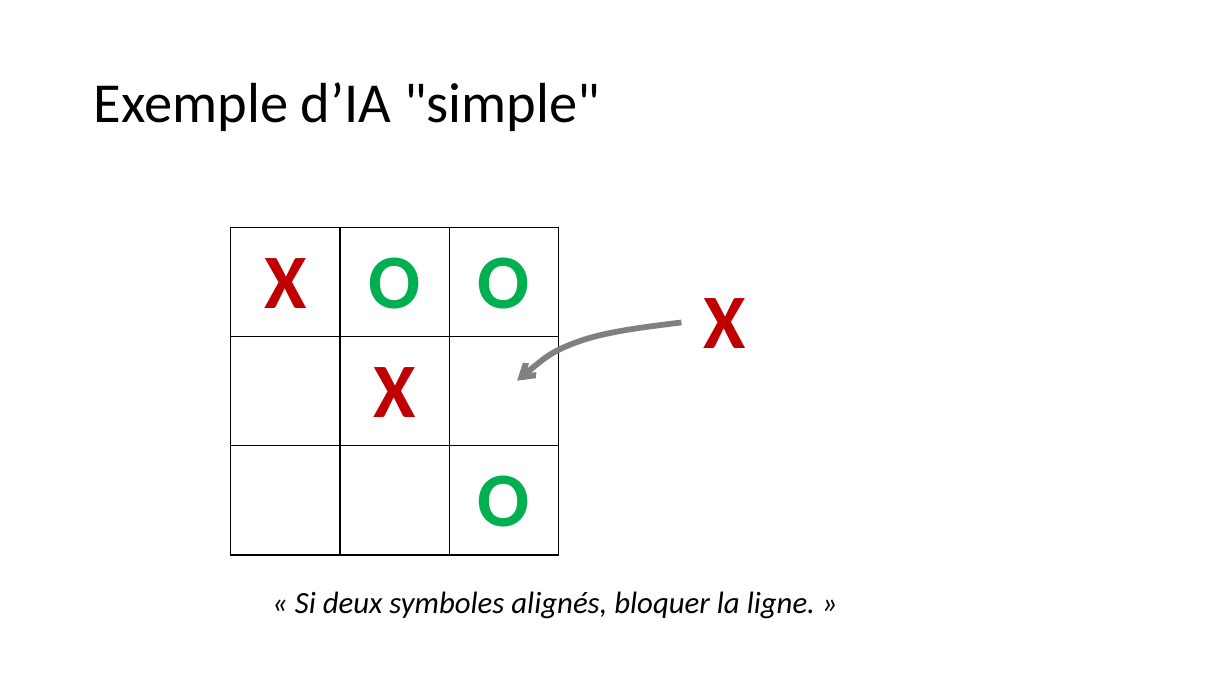
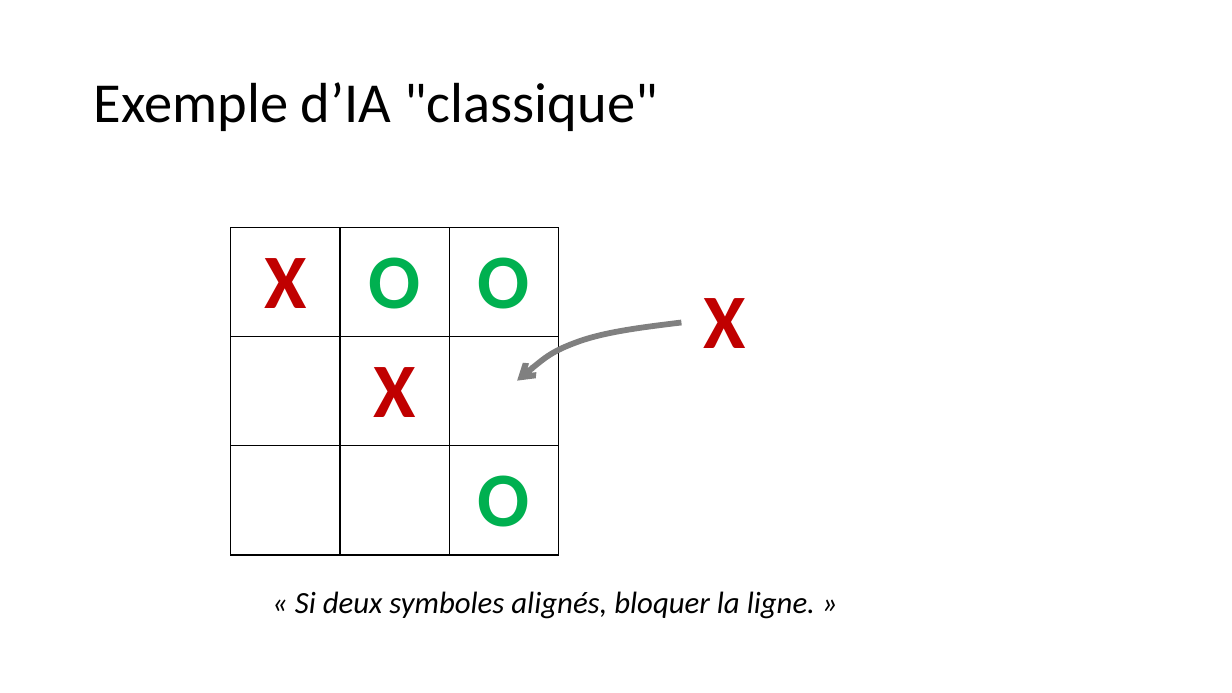
Before and after one commit to pauldubois98/AI-MythsReality, a slide deck: slide 8 of slides.pptx (slide 7 before the commit). Drawn at 1232x693 pixels with LibreOffice and Linux fonts; fonts in the diff are those of the drawing. Boxes give left, top, right and bottom in pixels: in the first picture for what was removed or moved away, otherwise in the second. Text is boxed around its words. In the diff, an @@ line names an element or a change of style, - is before the commit and + after.

```diff
--- a/slides.pptx
+++ b/slides.pptx
@@ title at (94, 82, 657, 131): text changed @@
-Exemple d’IA "simple"
+Exemple d’IA "classique"
```
